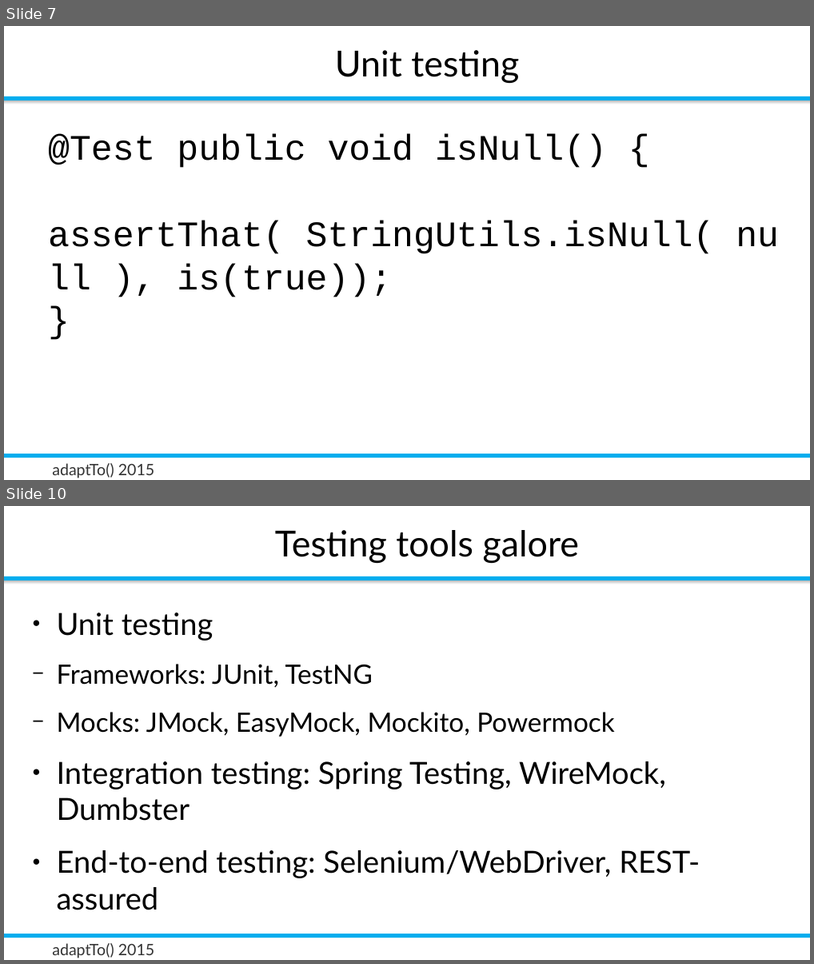
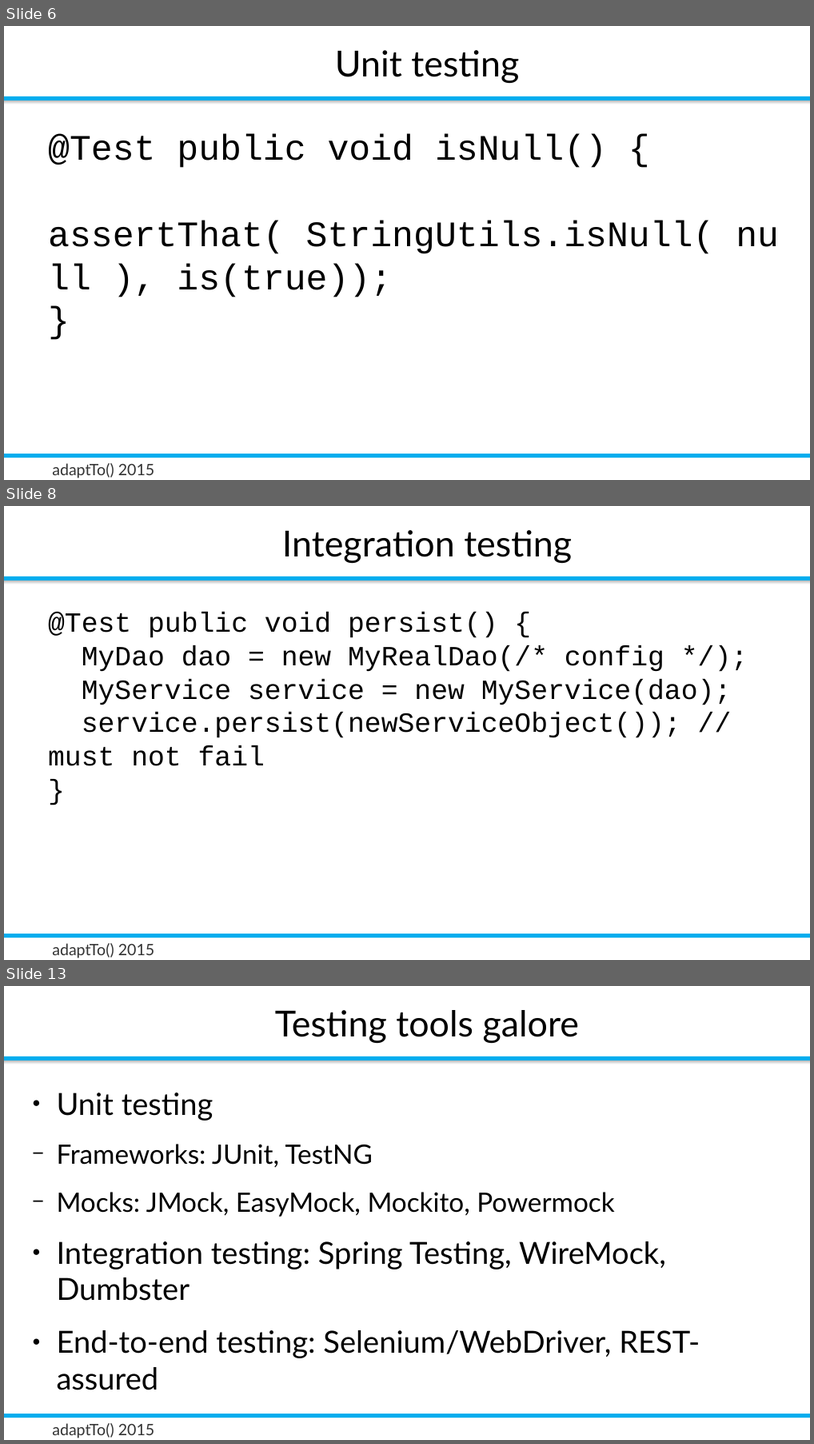
Before and after one commit to rombert/talks, a slide deck: adaptTo2015/How_Do_I_Test_My_Sling_Application-Robert_Munteanu.odp. Shown one above the other, each under a label of ours: slides 7 and 10 before the commit, slides 6, 8 and 13 after it; the slides between them are not shown. The pictures are 814x964 and 814x1444 pixels, drawn with LibreOffice and Linux fonts; fonts in the diff are those of the drawing; background and template pictures are left out. Boxes give left, top, right and bottom in pixels: in the first picture for what was removed or moved away, otherwise in the second. Text is boxed around its words. In the diff, an @@ line names an element or a change of style, - is before the commit and + after.

```diff
--- a/adaptTo2015/How_Do_I_Test_My_Sling_Application-Robert_Munteanu.odp
+++ b/adaptTo2015/How_Do_I_Test_My_Sling_Application-Robert_Munteanu.odp
@@ slide 8 added at <box>4,506,810,960</box>, background #FFFFFF; not listed: 4 template elements that a slide beside it also shows @@
@@ title added at <box>282,530,572,564</box>, 32 pt, text #000000 @@
+Integration testing
@@ text added at <box>48,612,732,766</box>, 24.8 pt, text #000000 @@
+@Test public void persist() {
+MyDao dao = new MyRealDao(/* config */);
+MyService service = new MyService(dao);
+service.persist(newServiceObject()); // must not fail
+}
@@ what was slide 7 is now slide 6 @@
@@ what was slide 10 is now slide 13 @@
```
Also in this commit, not shown: 5 slides changed, 3 other slides added, 2 slides removed, 1 other file.
